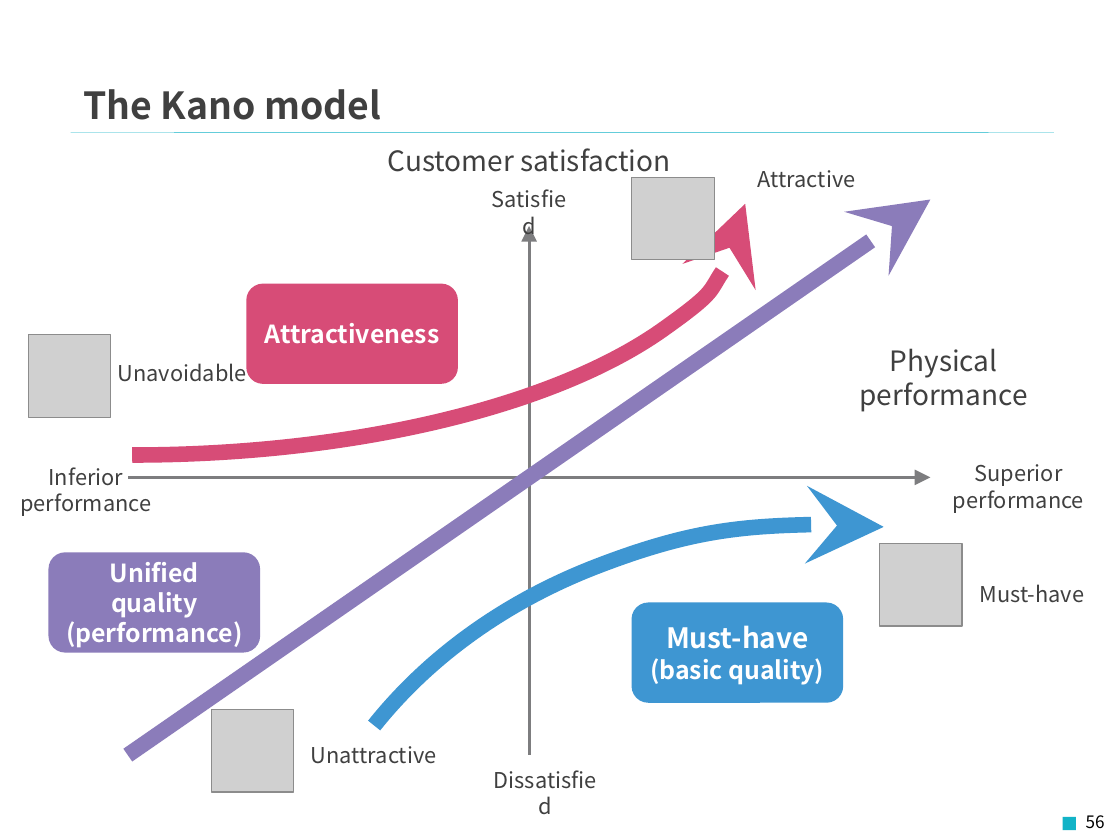
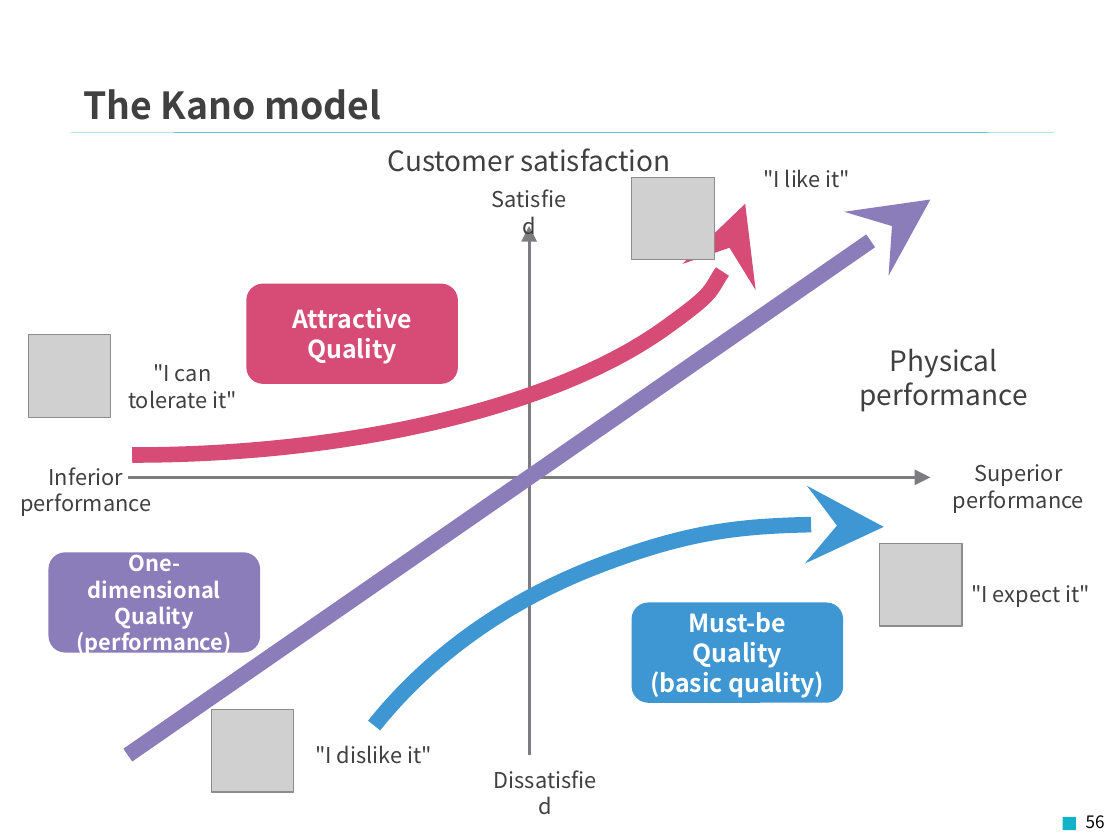
Before and after one commit to Fintan-contents/introduction-to-scrum, a slide deck: slide 56 of en/docs/Introduction_to_Scrum.pptx. Drawn at 1120x840 pixels with LibreOffice and Linux fonts; fonts in the diff are those of the drawing; grey boxes stand for pictures; background and template pictures are left out. Boxes give left, top, right and bottom in pixels: in the first picture for what was removed or moved away, otherwise in the second. Text is boxed around its words. In the diff, an @@ line names an element or a change of style, - is before the commit and + after.

```diff
--- a/en/docs/Introduction_to_Scrum.pptx
+++ b/en/docs/Introduction_to_Scrum.pptx
@@ text at <box>763,169,851,188</box>: text changed @@
-Attractive
+"I like it"
@@ text in rounded rectangle at <box>292,308,412,364</box>: text changed @@
-Attractiveness
+Attractive Quality
@@ text at <box>128,364,237,409</box>: text changed @@
-Unavoidable
+"I can tolerate it"
@@ text in rounded rectangle at <box>88,550,221,629</box>: text changed; size 16 to 14 pt @@
-Unified quality
+One-dimensional Quality
@@ text at <box>971,585,1090,607</box>: text changed @@
-Must-have
+"I expect it"
@@ text in rounded rectangle at <box>77,628,232,656</box>: size 16 to 14 pt in "(performance)" @@
@@ text in rounded rectangle at <box>688,612,786,668</box>: text changed; size 18 to 16 pt @@
-Must-have
+Must-be Quality
@@ text at <box>315,745,432,764</box>: text changed @@
-Unattractive
+"I dislike it"
```
Also in this commit, not shown: 22 other slides changed, 1 other file.
